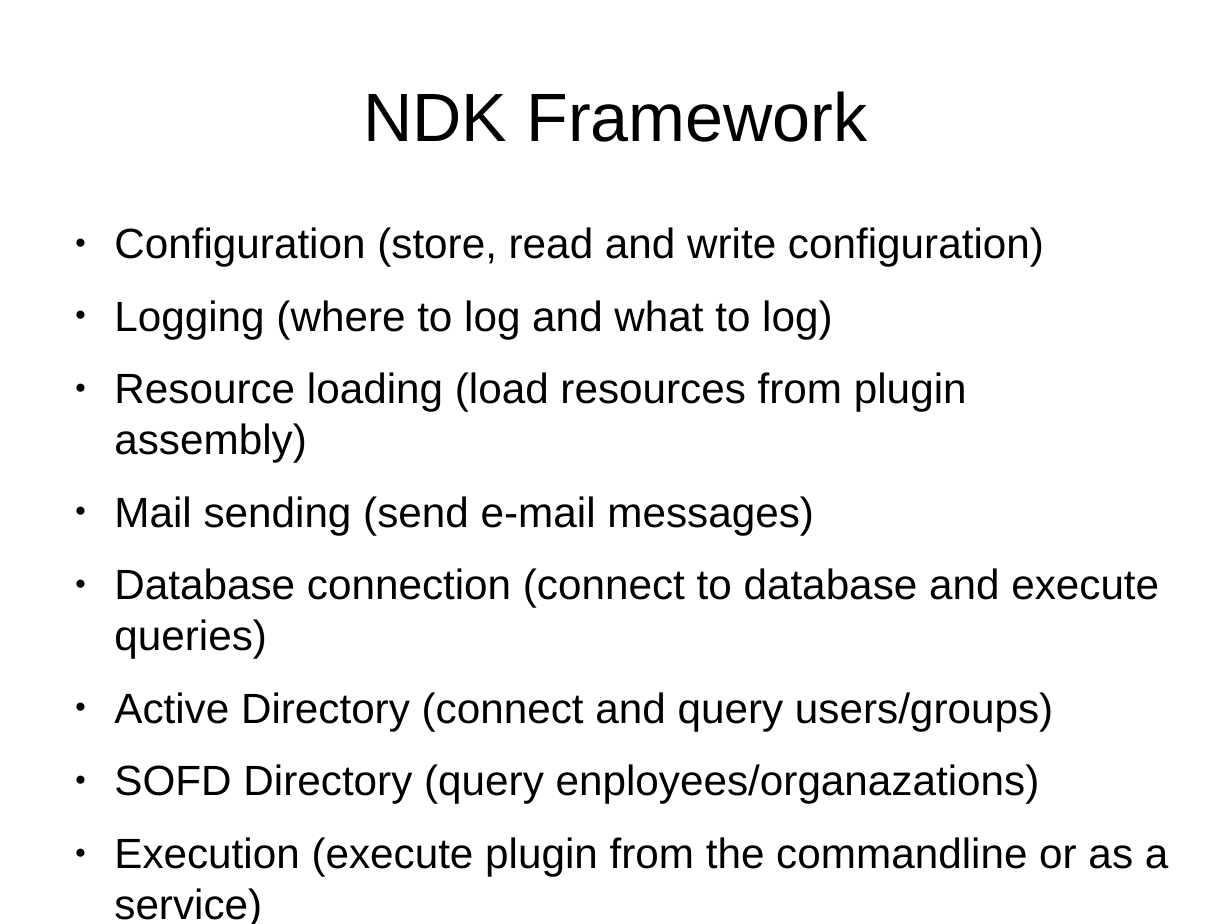
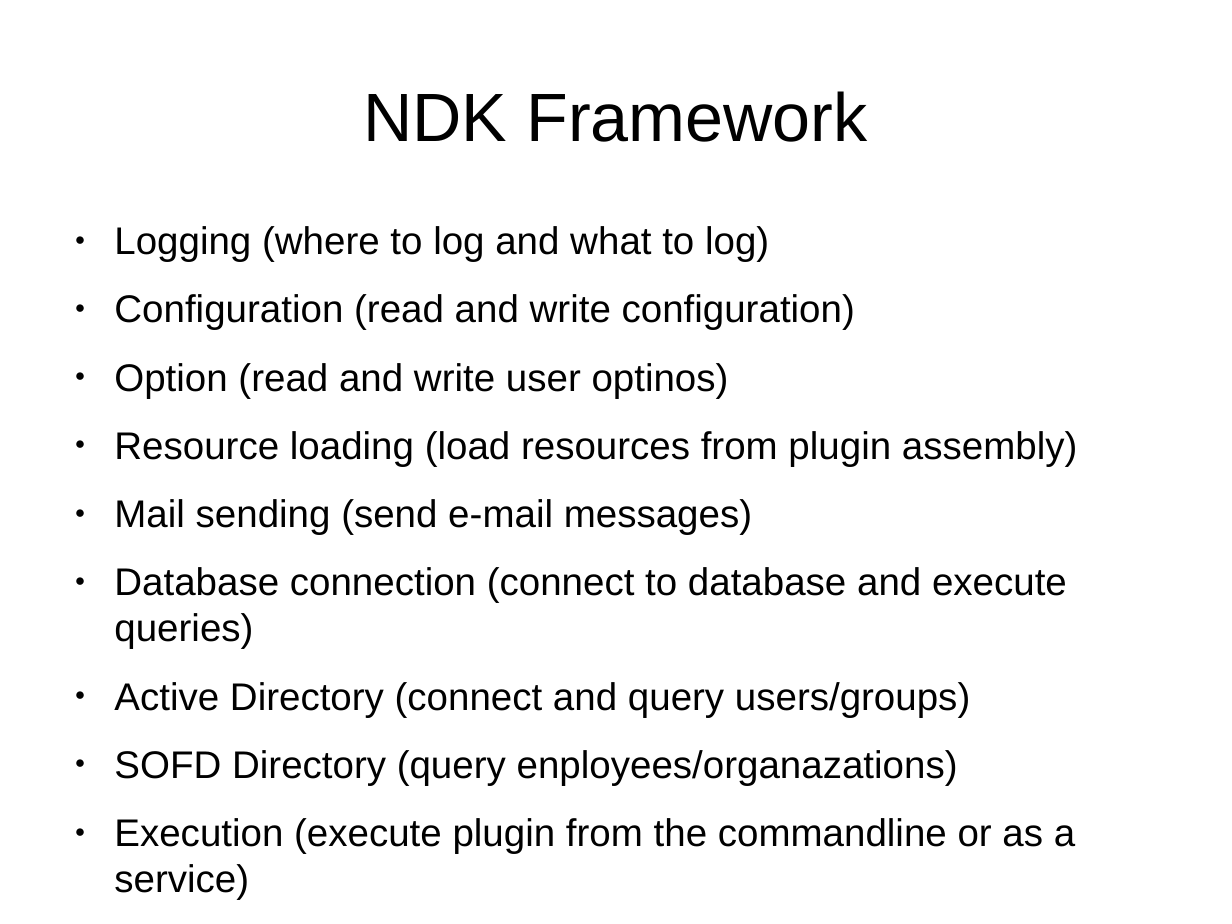
Before and after one commit to norddjurs/NDK-Framework, a slide deck: slide 2 of NDK Framework.odp. Drawn at 1232x924 pixels with LibreOffice and Linux fonts; fonts in the diff are those of the drawing. Boxes give left, top, right and bottom in pixels: in the first picture for what was removed or moved away, otherwise in the second. Text is boxed around its words. In the diff, an @@ line names an element or a change of style, - is before the commit and + after.

```diff
--- a/NDK Framework.odp
+++ b/NDK Framework.odp
@@ text at box(114, 227, 1044, 266): paragraph removed @@
-● Configuration (store, read and write configuration)
@@ text at box(114, 226, 1077, 900): size 27.2 to 24.8 pt in "Logging (where to log and what to ...", "Resource loading (load resources from plugin assembly)", "Mail sending (send e-mail messages)", "Database connection (connect to database and execute ..." and 3 more places @@
@@ text at box(114, 294, 855, 398): paragraphs added @@
+● Configuration (read and write configuration)
+● Option (read and write user optinos)
```
Also in this commit, not shown: 2 other slides changed, 1 slide added, 10 other files.
